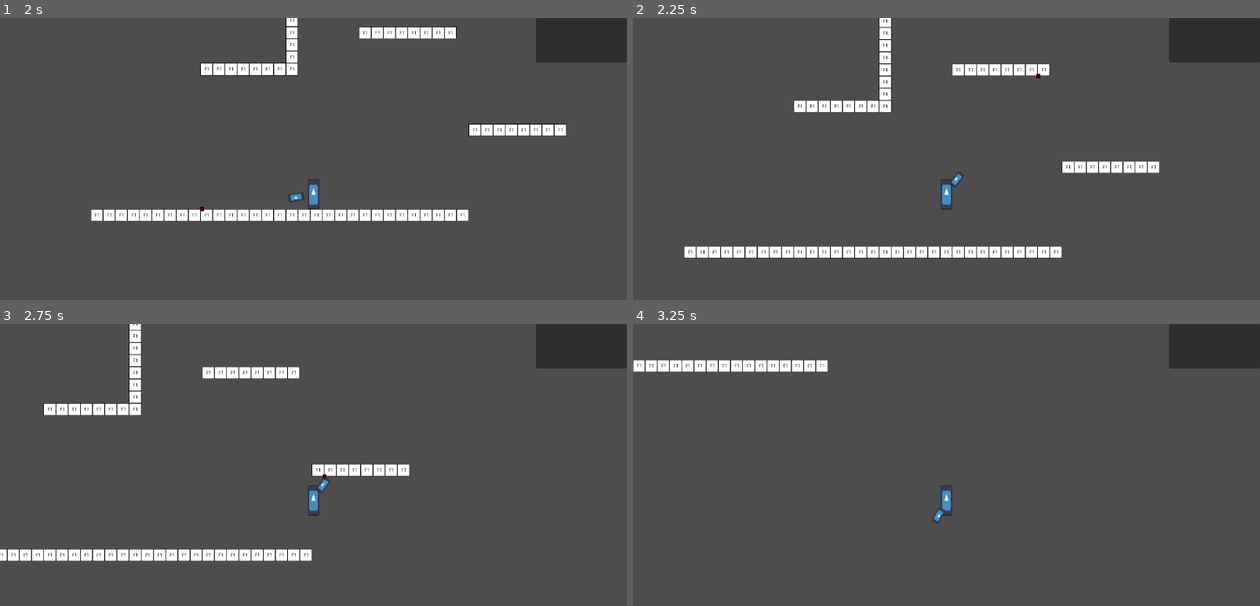
Above: before the commit, frames 1-4 (two rows, left to right).
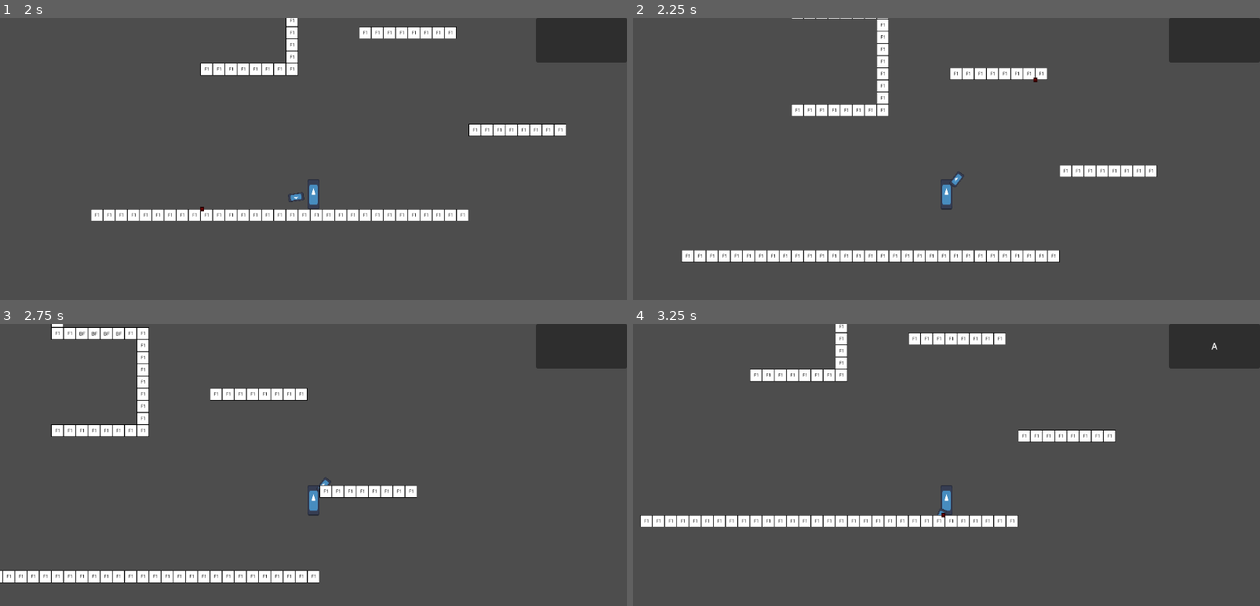
Above: after the commit, the same moments.

Repository: Juanxpeke/GD-Pirate
Game: Godot game, scene res://Core/Map/Levels/MainLevel.tscn
The game is run twice, just before and just after one commit, with the same random seed, the same clock (stepped at 60 frames per second) and the same inputs. The engine's default icon, where the game draws it, is replaced by a stand-in: a white triangle on a blue panel in a dark square.
Inputs (mouse positions are in pixels of both pictures, inside the frame that each line leads up to):
- Up to frame 1 (2 s): move the mouse to (451, 175) at 0.52 s; press the mouse at (451, 175) at 0.53 s; move the mouse to (188, 212) at 1.27 s; release the mouse at (188, 212) at 1.28 s; click (188, 212) at 1.35 s
- Up to frame 2 (2.25 s): move the mouse to (1009, 116) at 2.02 s; press the mouse at (1009, 116) at 2.03 s
- Up to frame 3 (2.75 s): no input
- Up to frame 4 (3.25 s): move the mouse to (915, 569) at 2.77 s; release the mouse at (915, 569) at 2.78 s; click (915, 569) at 2.85 s

Frame 1 is identical in both runs. In frame 2, 5.0% of the frame differs, in the area x 7-84%, y 0-87%; in frame 3, 9.7%, in the area x 0-67%, y 0-92%; in frame 4, 5.8%.

Commit message:
Even better scripted areas improvement

Diff:
--- a/Core/Entities/DumbFriend.gd
+++ b/Core/Entities/DumbFriend.gd
@@ -3,6 +3,8 @@
 ## Docstring
 
 #region Signals
+## TODO
+signal stomped_tile
 #endregion Signals
 
 #region Enums
@@ -54,8 +56,6 @@
 
 ## TODO
 const FOLLOW_TARGET_ACCEPTED_DELTA_X : float = 40.0
-## TODO
-const FOLLOW_TARGET_ACCEPTED_DELTA_Y : float = 52.0
 
 ## TODO
 const INITIAL_IDLE_TIME : float = 2.0
@@ -146,18 +146,12 @@
 			pass
 		BehaviourMode.FOLLOWING_TARGET:
 			var delta_x : float = follow_target.x - global_position.x
-			var delta_y : float = follow_target.y - global_position.y
 
 			if abs(delta_x) > FOLLOW_TARGET_ACCEPTED_DELTA_X:
 				if delta_x > 0:
 					_character_key = CharacterKey.GO_RIGHT
 				else:
 					_character_key = CharacterKey.GO_LEFT
-			elif abs(delta_y) > FOLLOW_TARGET_ACCEPTED_DELTA_Y:
-				if delta_y > 0:
-					_character_key = CharacterKey.STOMP
-				else:
-					_character_key = CharacterKey.NONE
 			else:
 				_character_key = CharacterKey.NONE
 		BehaviourMode.RANDOM:
@@ -210,6 +204,7 @@
 
 		if tile_data.get_custom_data("Breakable"):
 			dumb_tile_map_layer.erase_cell(coords)
+			stomped_tile.emit()
 
 func _on_random_key_timer_timeout() -> void:
 	_set_random_character_key()
@@ -229,6 +224,8 @@
 			_character_key = CharacterKey.NONE
 		BehaviourMode.FOLLOWING_TARGET:
 			_character_key = CharacterKey.NONE
+		BehaviourMode.STOMP:
+			_character_key = CharacterKey.STOMP
 		BehaviourMode.RANDOM:
 			var timer := get_tree().create_timer(INITIAL_IDLE_TIME)
 			await timer.timeout
--- a/Core/Map/Elements/ScriptedAreas/ScriptedArea.gd
+++ b/Core/Map/Elements/ScriptedAreas/ScriptedArea.gd
@@ -29,8 +29,6 @@
 #region Exports Variables
 ## TODO
 @export var character : DumbFriend = null
-## TODO
-@export var one_shot : bool = false
 
 @export_group("Ordering")
 ## TODO
@@ -51,6 +49,7 @@
 #endregion Public Variables
 
 #region Private Variables
+var _character_in : bool = false
 #endregion Private Variables
 
 #region On Ready Variables
@@ -83,43 +82,51 @@
 		last_scripted_area = self
 
 		if required_previous_area == null or (required_previous_area == past_scripted_area):
+			_character_in = true
 			_character_entered()
-			if one_shot:
-				last_scripted_area = past_scripted_area
-				queue_free()
+			_handle_entering_type(past_scripted_area)
 		else:
-			""
-
-		if past_scripted_area != null and past_scripted_area != last_scripted_area:
-			if past_scripted_area.next_area == last_scripted_area:
-				character_entered.emit(EnteringTypeByOrdering.DEFAULT)
-				return
-
-			var future_area_before_change := past_scripted_area.next_area
-			while future_area_before_change != null:
-				if future_area_before_change == self:
-					character_entered.emit(EnteringTypeByOrdering.SKIP)
-					if skip_dialogue_pool:
-						skip_dialogue_pool.execute()
-					return
-				future_area_before_change = future_area_before_change.next_area
-
-			var future_area_after_change := self.next_area
-			while future_area_after_change != null:
-				if future_area_after_change == past_scripted_area:
-					character_entered.emit(EnteringTypeByOrdering.RETURN)
-					if return_dialogue_pool:
-						return_dialogue_pool.execute()
-					return
-				future_area_after_change = future_area_after_change.next_area
+			LogManager.systems_log("Required previous area is not last area (Not entering %s)" % name)
 
 func _on_body_exited(body : Node2D) -> void:
 	if body is DumbFriend:
-		character.behaviour_mode = DumbFriend.BehaviourMode.NONE
+		if _character_in:
+			_character_in = false
+			_character_exited()
 #endregion Callbacks
 
 func _character_entered() -> void:
 	pass
+
+func _character_exited() -> void:
+	pass
+
+func _handle_entering_type(past_scripted_area : ScriptedArea) -> void:
+	if past_scripted_area != null and past_scripted_area != last_scripted_area:
+		if past_scripted_area.next_area == last_scripted_area:
+			character_entered.emit(EnteringTypeByOrdering.DEFAULT)
+			LogManager.systems_log("DEFAULT case executed to area %s" % name)
+			return
+
+		var future_area_before_change := past_scripted_area.next_area
+		while future_area_before_change != null:
+			if future_area_before_change == self:
+				character_entered.emit(EnteringTypeByOrdering.SKIP)
+				if skip_dialogue_pool:
+					skip_dialogue_pool.execute()
+				LogManager.systems_log("SKIP case executed to area %s" % name)
+				return
+			future_area_before_change = future_area_before_change.next_area
+
+		var future_area_after_change := self.next_area
+		while future_area_after_change != null:
+			if future_area_after_change == past_scripted_area:
+				character_entered.emit(EnteringTypeByOrdering.RETURN)
+				if return_dialogue_pool:
+					return_dialogue_pool.execute()
+				LogManager.systems_log("RETURN case executed to area %s" % name)
+				return
+			future_area_after_change = future_area_after_change.next_area
 #endregion Private Methods
 
 #region Inner Classes
--- a/Core/Map/Elements/ScriptedAreas/ScriptedMovementArea.gd
+++ b/Core/Map/Elements/ScriptedAreas/ScriptedMovementArea.gd
@@ -36,6 +36,11 @@
 
 #region Private Methods
 func _character_entered() -> void:
+	LogManager.systems_log("Character entered movement area %s" % name)
 	character.behaviour_mode = DumbFriend.BehaviourMode.FOLLOWING_TARGET
 	character.follow_target = target.global_position
+
+func _character_exited() -> void:
+	LogManager.systems_log("Character exited movement area %s" % name)
+	character.behaviour_mode = DumbFriend.BehaviourMode.NONE
 #endregion Private Methods
--- a/Core/Map/Elements/ScriptedAreas/ScriptedStompArea.gd
+++ b/Core/Map/Elements/ScriptedAreas/ScriptedStompArea.gd
@@ -12,6 +12,12 @@
 #endregion Constants
 
 #region Exports Variables
+## TODO
+@export var free_on_stomp : bool = true
+## TODO
+@export var keep_stomping : bool = true
+## TODO
+@export var deactivate_required_previous_area_until_stomp : bool = true
 #endregion Exports Variables
 
 #region Public Variables
@@ -26,12 +32,31 @@
 #region Built-in Virtual Methods
 func _ready() -> void:
 	super()
+	character.stomped_tile.connect(_on_stomped_tile)
 #endregion Built-in Virtual Methods
 
 #region Public Methods
 #endregion Public Methods
 
 #region Private Methods
+func _on_stomped_tile() -> void:
+	if deactivate_required_previous_area_until_stomp:
+		required_previous_area.monitoring = true
+	if last_scripted_area == self and free_on_stomp:
+		last_scripted_area = null
+		queue_free()
+
 func _character_entered() -> void:
+	LogManager.systems_log("Character entered stomp area %s" % name)
 	character.behaviour_mode = DumbFriend.BehaviourMode.STOMP
+
+	if deactivate_required_previous_area_until_stomp and required_previous_area:
+		required_previous_area.monitoring = false
+
+func _character_exited() -> void:
+	if not keep_stomping:
+		LogManager.systems_log("Character exited stomp area %s" % name)
+		character.behaviour_mode = DumbFriend.BehaviourMode.NONE
+	else:
+		LogManager.systems_log("Character exited stomp area %s, but still stomping" % name)
 #endregion Private Methods
--- a/Core/Map/Elements/ScriptedAreas/ScriptedStompArea.tscn
+++ b/Core/Map/Elements/ScriptedAreas/ScriptedStompArea.tscn
@@ -3,4 +3,5 @@
 [ext_resource type="Script" path="res://Core/Map/Elements/ScriptedAreas/ScriptedStompArea.gd" id="1_xwxkx"]
 
 [node name="ScriptedStompArea" type="Area2D"]
+monitorable = false
 script = ExtResource("1_xwxkx")
--- a/Core/Map/Levels/MainLevel.tscn
+++ b/Core/Map/Levels/MainLevel.tscn
@@ -1,9 +1,10 @@
-[gd_scene load_steps=9 format=4 uid="uid://c63rxtnelm88o"]
+[gd_scene load_steps=11 format=4 uid="uid://c63rxtnelm88o"]
 
 [ext_resource type="Script" path="res://Core/Map/Levels/MainLevel.gd" id="1_g7cyy"]
 [ext_resource type="PackedScene" uid="uid://t22dmgoo0oxx" path="res://Core/Entities/DumbFriend.tscn" id="2_phq1h"]
 [ext_resource type="PackedScene" uid="uid://84qq6jrv5d6p" path="res://Core/Map/TileMap/DumbTileMapLayer.tscn" id="3_10tt2"]
 [ext_resource type="PackedScene" uid="uid://c6la24do7dga1" path="res://Core/Map/Elements/ScriptedAreas/ScriptedMovementArea.tscn" id="4_isd2s"]
+[ext_resource type="PackedScene" uid="uid://cgqnfn1xhcyia" path="res://Core/Map/Elements/ScriptedAreas/ScriptedStompArea.tscn" id="5_xp5if"]
 
 [sub_resource type="RectangleShape2D" id="RectangleShape2D_qswnf"]
 size = Vector2(992, 30)
@@ -16,6 +17,9 @@
 
 [sub_resource type="RectangleShape2D" id="RectangleShape2D_rkrlf"]
 size = Vector2(224, 30)
+
+[sub_resource type="RectangleShape2D" id="RectangleShape2D_t8jeq"]
+size = Vector2(224, 80)
 
 [node name="MainLevel" type="Node2D"]
 script = ExtResource("1_g7cyy")
@@ -73,3 +77,11 @@
 
 [node name="Target" type="Marker2D" parent="ScriptedAreas/ScriptedMovementArea4"]
 position = Vector2(-16, 0)
+
+[node name="ScriptedStompArea" parent="ScriptedAreas" node_paths=PackedStringArray("character", "required_previous_area") instance=ExtResource("5_xp5if")]
+position = Vector2(432, -164)
+character = NodePath("../../DumbFriend")
+required_previous_area = NodePath("../ScriptedMovementArea4")
+
+[node name="CollisionShape2D" type="CollisionShape2D" parent="ScriptedAreas/ScriptedStompArea"]
+shape = SubResource("RectangleShape2D_t8jeq")
--- /dev/null
+++ b/Debugging/Global/LogManager.gd
@@ -0,0 +1,46 @@
+extends Node
+## A global class for custom log methods.
+
+#region Signals
+#endregion Signals
+
+#region Enums
+#endregion Enums
+
+#region Constants
+#endregion Constants
+
+#region Exports Variables
+#endregion Exports Variables
+
+#region Public Variables
+#endregion Public Variables
+
+#region Private Variables
+var _rendering_color : String = "green"
+var _physics_color   : String = "yellow"
+var _systems_color   : String = "pink"
+#endregion Private Variables
+
+#region On Ready Variables
+#endregion On Ready Variables
+
+#region Built-in Virtual Methods
+#endregion Built-in Virtual Methods
+
+#region Public Methods
+# Logs a message related to a rendering system.
+func rendering_log(message : String) -> void:
+	print_rich("[color=%s](Rendering) %s[/color]" % [_rendering_color, message])
+
+# Logs a message related to a physics system.
+func physics_log(message : String) -> void:
+	print_rich("[color=%s](Physics) %s[/color]" % [_physics_color, message])
+
+# Logs a message related to any system.
+func systems_log(message : String) -> void:
+	print_rich("[color=%s](Systems) %s[/color]" % [_systems_color, message])
+#endregion Public Methods
+
+#region Private Methods
+#endregion Private Methods
--- a/project.godot
+++ b/project.godot
@@ -15,6 +15,10 @@
 config/features=PackedStringArray("4.3", "GL Compatibility")
 run/max_fps=120
 config/icon="res://icon.svg"
+
+[autoload]
+
+LogManager="*res://Debugging/Global/LogManager.gd"
 
 [editor]
 
